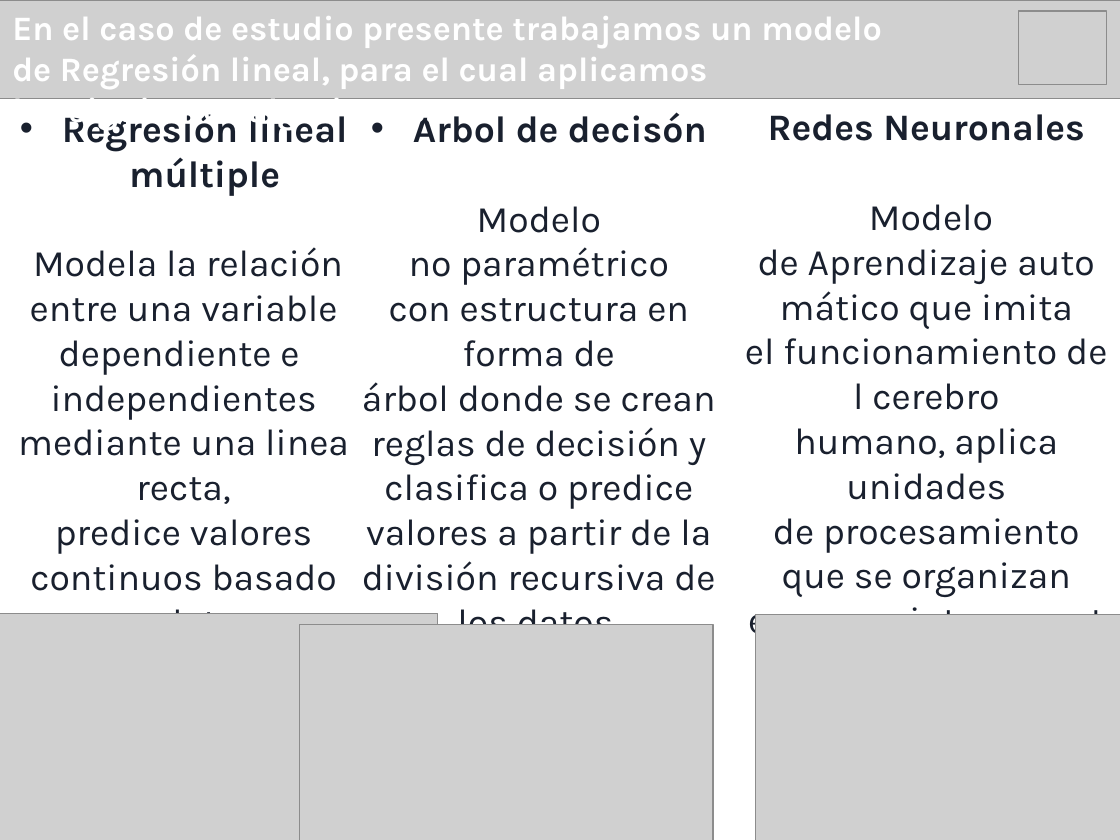
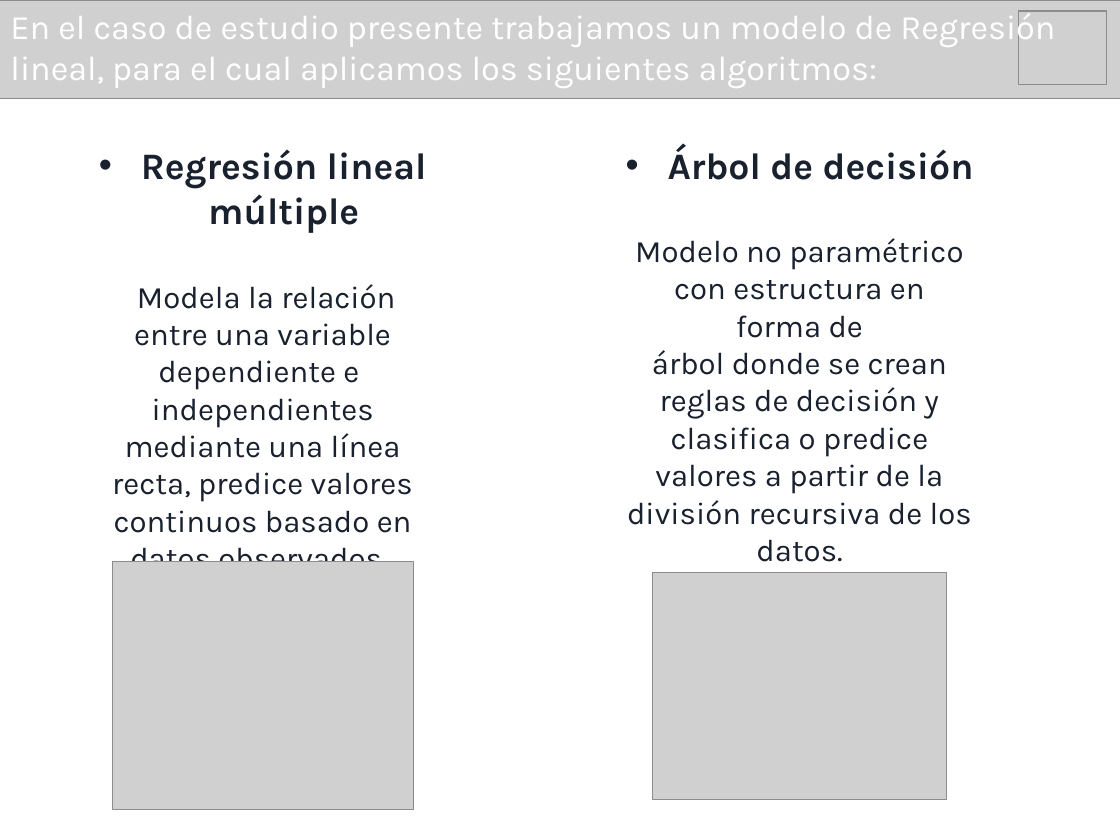
Before and after one commit to IgnGGA/grupo9, a slide deck: slide 5 of presentación/presentaciónDosMineriaDeDatos.pptx (slide 6 before the commit). Drawn at 1120x840 pixels with LibreOffice and Linux fonts; fonts in the diff are those of the drawing; grey boxes stand for pictures. Boxes give left, top, right and bottom in pixels: in the first picture for what was removed or moved away, otherwise in the second. Text is boxed around its words. In the diff, an @@ line names an element or a change of style, - is before the commit and + after.

Commit message:
Nuevas imagenes y avanace en la ppt, se crea codigo unificado para entregar a profesor

```diff
--- a/presentación/presentaciónDosMineriaDeDatos.pptx
+++ b/presentación/presentaciónDosMineriaDeDatos.pptx
@@ text "En el caso de estudio ..." at bbox=[10, 10, 1055, 88]: bold off @@
@@ text removed at bbox=[745, 114, 1085, 643] @@
-Redes Neuronales
-Modelo de Aprendizaje automático que imita el funcionamiento del cerebro humano, aplica unidades de procesamiento que se organizan en capas interconectadas.
@@ text "Regresión lineal múltiple": place and size @@
-text "Regresión lineal múltiple" at bbox=[18, 114, 349, 614]
+text "Regresión lineal múltiple" at bbox=[112, 150, 427, 562]
@@ text "Árbol de decisión": place and size @@
-text "Árbol de decisión" at bbox=[362, 112, 716, 625]
+text "Árbol de decisión" at bbox=[627, 145, 974, 525]
@@ text at bbox=[668, 145, 974, 180]: text changed @@
-• Arbol de decisón
+• Árbol de decisión
@@ text at bbox=[627, 238, 972, 525]: size 24 to 20 pt @@
@@ text at bbox=[112, 284, 413, 562]: text changed; size 24 to 20 pt @@
-Modela la relación entre una variable dependiente e independientes mediante una linea recta, predice valores continuos basado en datos observados.
+Modela la relación entre una variable dependiente e independientes mediante una línea recta, predice valores continuos basado en datos observados.
@@ picture: place and size @@
-picture at bbox=[0, 614, 438, 840]
+picture at bbox=[112, 561, 413, 810]
@@ picture: place and size @@
-picture at bbox=[299, 624, 712, 840]
+picture at bbox=[653, 572, 946, 800]
@@ picture removed at bbox=[756, 614, 1120, 840] @@
```
Also in this commit, not shown: 4 other slides changed, 10 slides added, 9 slides removed, 18 other files.
